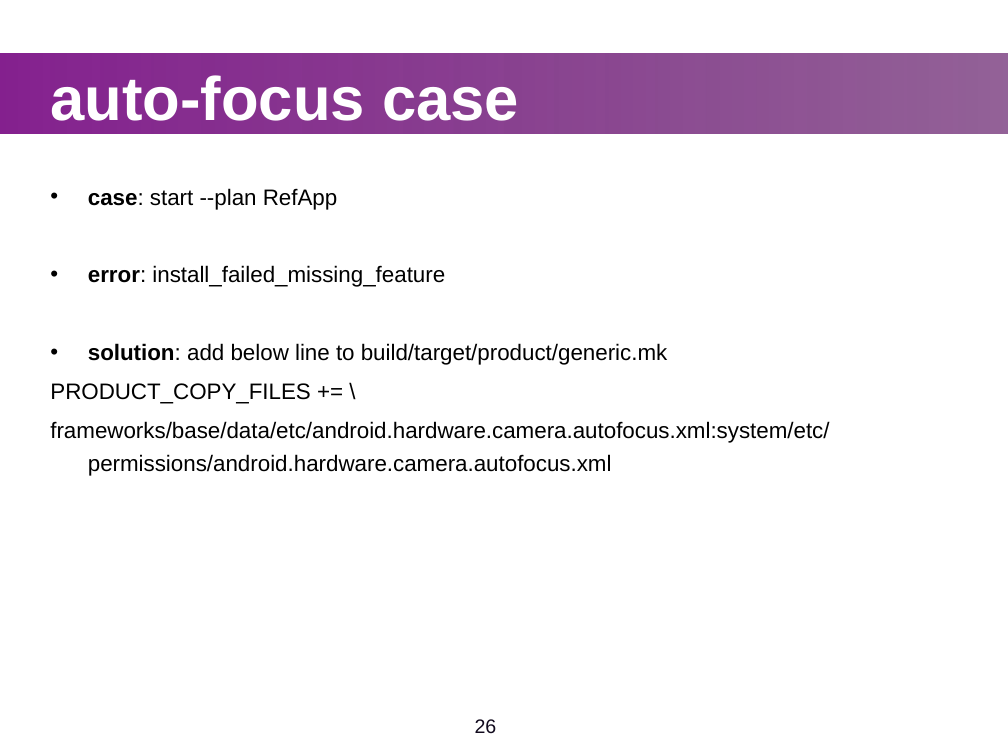
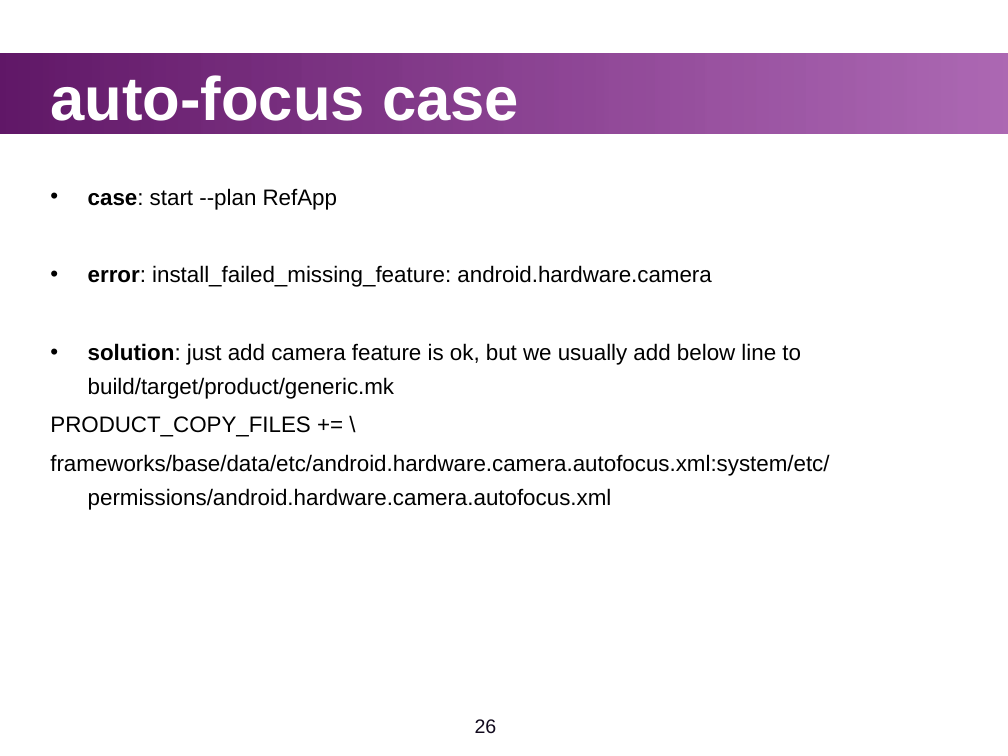
Before and after one commit to widerules/system-information, a slide deck: slide 26 of cts/CTS-training.ppt. Drawn at 1008x756 pixels with LibreOffice and Linux fonts; fonts in the diff are those of the drawing; background and template pictures are left out. Boxes give left, top, right and bottom in pixels: in the first picture for what was removed or moved away, otherwise in the second. Text is boxed around its words. In the diff, an @@ line names an element or a change of style, - is before the commit and + after.

```diff
--- a/cts/CTS-training.ppt
+++ b/cts/CTS-training.ppt
@@ rectangle at [0, 53, 1008, 133]: fill gradient #85218F to #611868 to gradient #611868 to #85218F @@
@@ text at [88, 265, 801, 399]: text changed @@
-• error: install_failed_missing_feature
-• solution: add below line to build/target/product/generic.mk
+• error: install_failed_missing_feature: android.hardware.camera
+• solution: just add camera feature is ok, but we usually add below line to build/target/product/generic.mk
```
Also in this commit, not shown: 38 other slides changed, 2 slides added.
